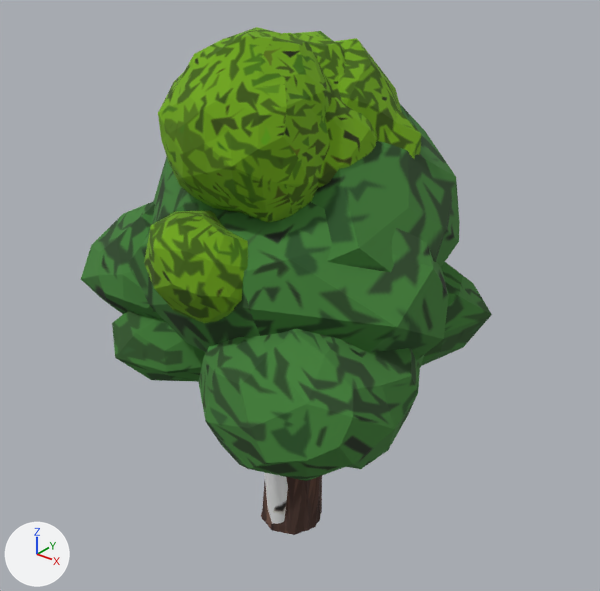
Renders of the FBX model Assets/Meshes/GrasslandsMeshes/GrassLandTrees.fbx from each side of a commit.
Before and after are seen from a camera (50 mm lens) standing at (0.1362, -0.1657, 0.1833) and looking at (-0.0012, 0.0061, 0.0768). The lights are fixed; the arrows at lower left show +X, +Y and +Z. Where no turn or scale is listed for an object, it has been applied to the vertices.

The first picture shows 'Tree_01', 'Tree_02', 'Tree_03', 'Tree_04'.
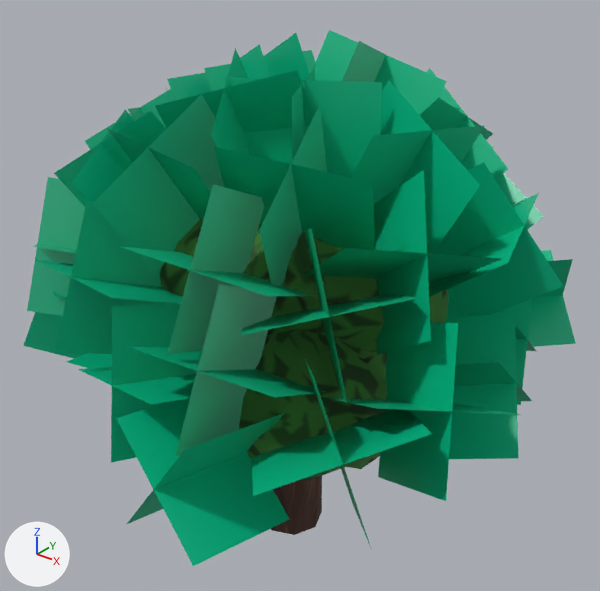
Commit message: Added Tree (still need to change leaf shape)

Where the newer file only moved an object's origin or applied its transform, the numbers keep the older frame.

The edits, one by one:
Material 'Leaves_Mat' (mat_leaves_mat) is new.
Its base color is (0.0, 0.504, 0.252) (green #00bc89).
Its roughness is 0.4.
me_mesh is used by ob_tree_01; location (0.0001, 0.0088, 0.0).
me_mesh had 395 vertices, 358 faces and spanned x -0.0525..0.0525, y -0.0594..0.0594, z 0.0..0.1257.
me_mesh now has 755 vertices, 448 faces and spans x -0.0782..0.0801, y -0.087..0.0853, z 0.0..0.1513.
me_mesh part 1: 360 vertices added at x -0.0782..0.0801, y -0.087..0.0853, z 0.0363..0.1513.
me_mesh now uses material mat_leaves_mat (green #00bc89).
Object 'Tree_02' (ob_tree_02) is now hidden.
Object 'Tree_03' (ob_tree_03) is now hidden.
Object 'Tree_04' (ob_tree_04) is now hidden.

Pixel boxes [x1, y1, x2, y2] of what changed, in the pictures (600 x 591 px):
'Tree_01', reshaped
    before: [112, 202, 492, 535]
    after: [23, 30, 576, 566]
'Tree_04', hidden (green)
    before: [144, 27, 421, 524]
'Tree_02', hidden (green)
    before: [81, 103, 460, 534]
'Tree_03', hidden (green)
    before: [282, 31, 376, 188]
part 1 of me_mesh, added (green)
    after: [23, 30, 576, 566]
